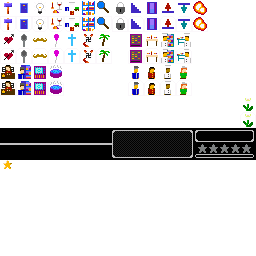
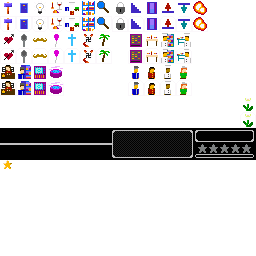
Comparing the layer stacks of the two w=256, h=256 images. Changes:
painted on "hud.png" over [49, 65, 63, 90]
